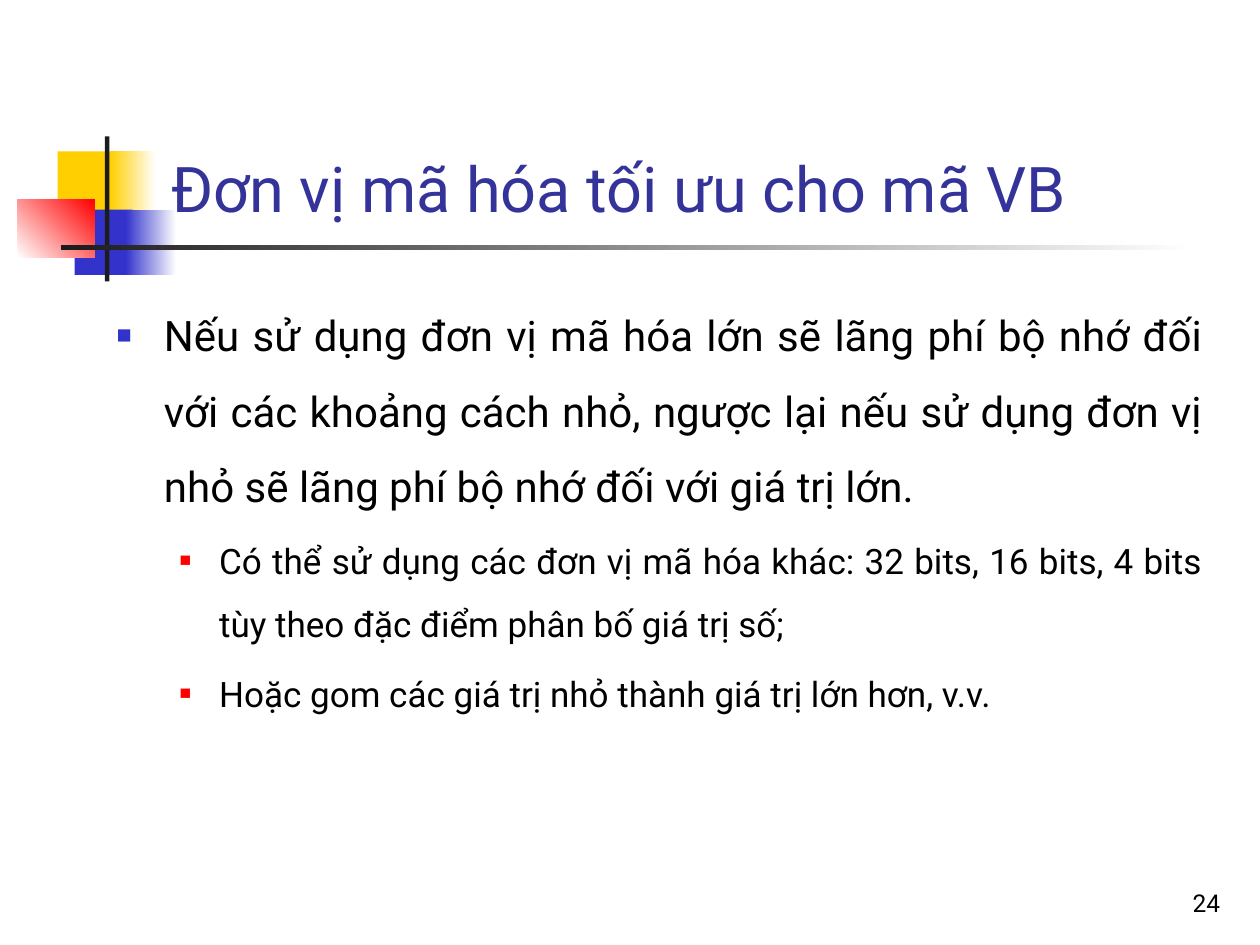
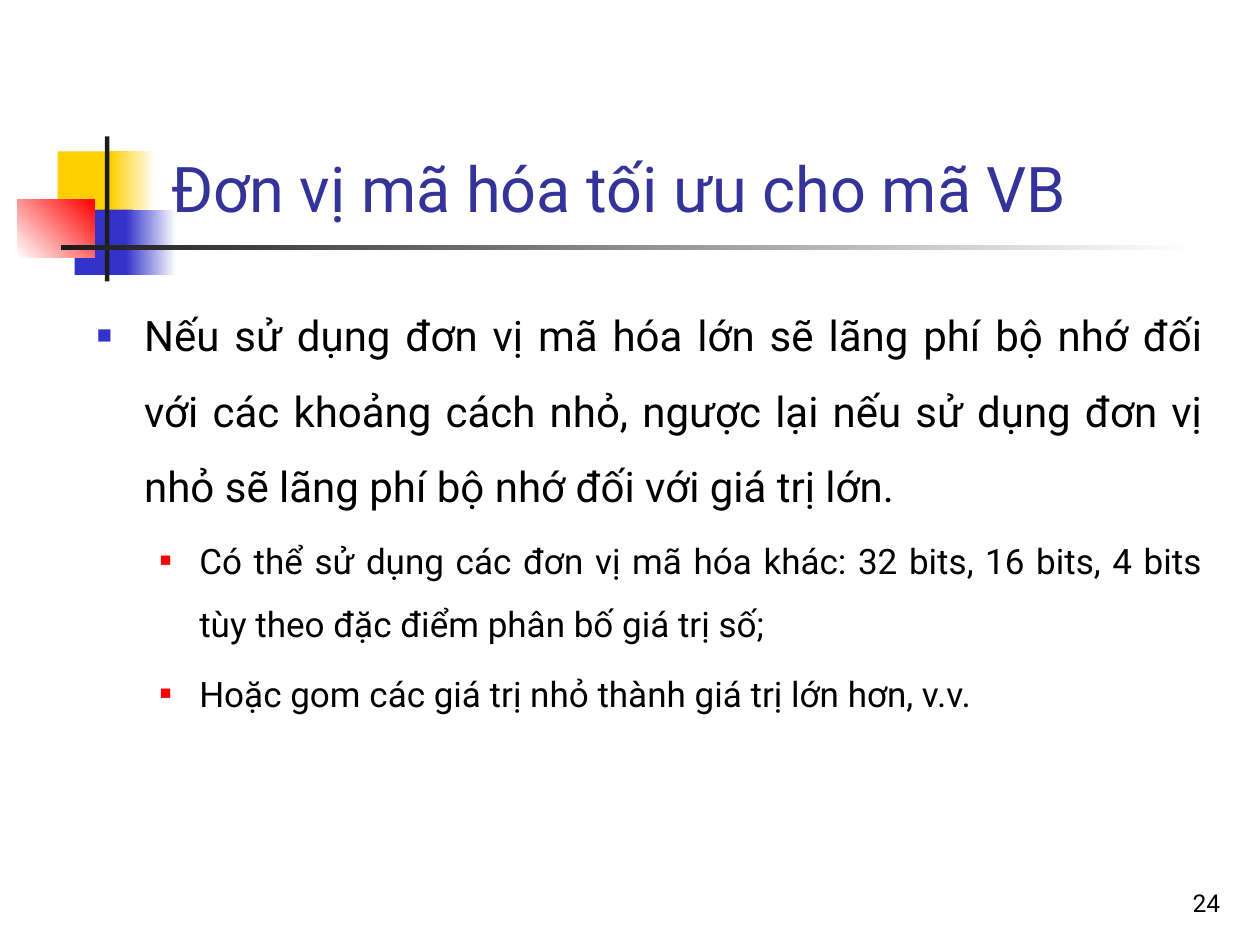
Before and after one commit to bangoc/IT4853, a slide deck: slide 24 of Bai 11 Nén chi muc nguoc.pptx. Drawn at 1260x945 pixels with LibreOffice and Linux fonts; fonts in the diff are those of the drawing. Boxes give left, top, right and bottom in pixels: in the first picture for what was removed or moved away, otherwise in the second. Text is boxed around its words. In the diff, an @@ line names an element or a change of style, - is before the commit and + after.

```diff
--- a/Bai 11 Nén chi muc nguoc.pptx
+++ b/Bai 11 Nén chi muc nguoc.pptx
@@ text "Nếu sử dụng đơn vị ..." rewrapped from (164, 316, 1202, 715) to (144, 316, 1202, 715) @@
```
Also in this commit, not shown: 21 other slides changed.
